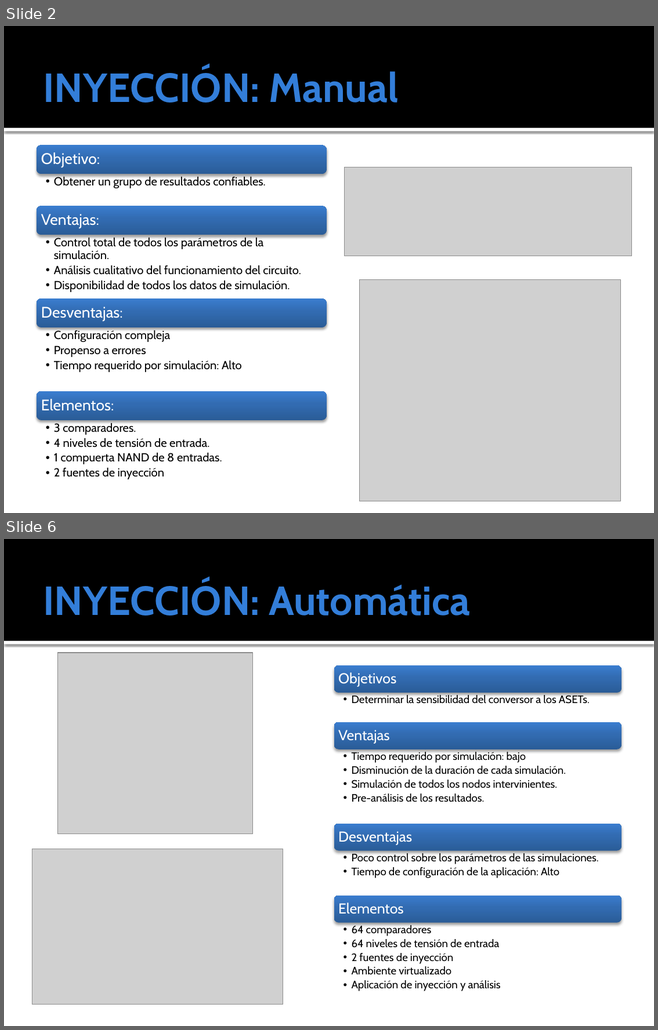
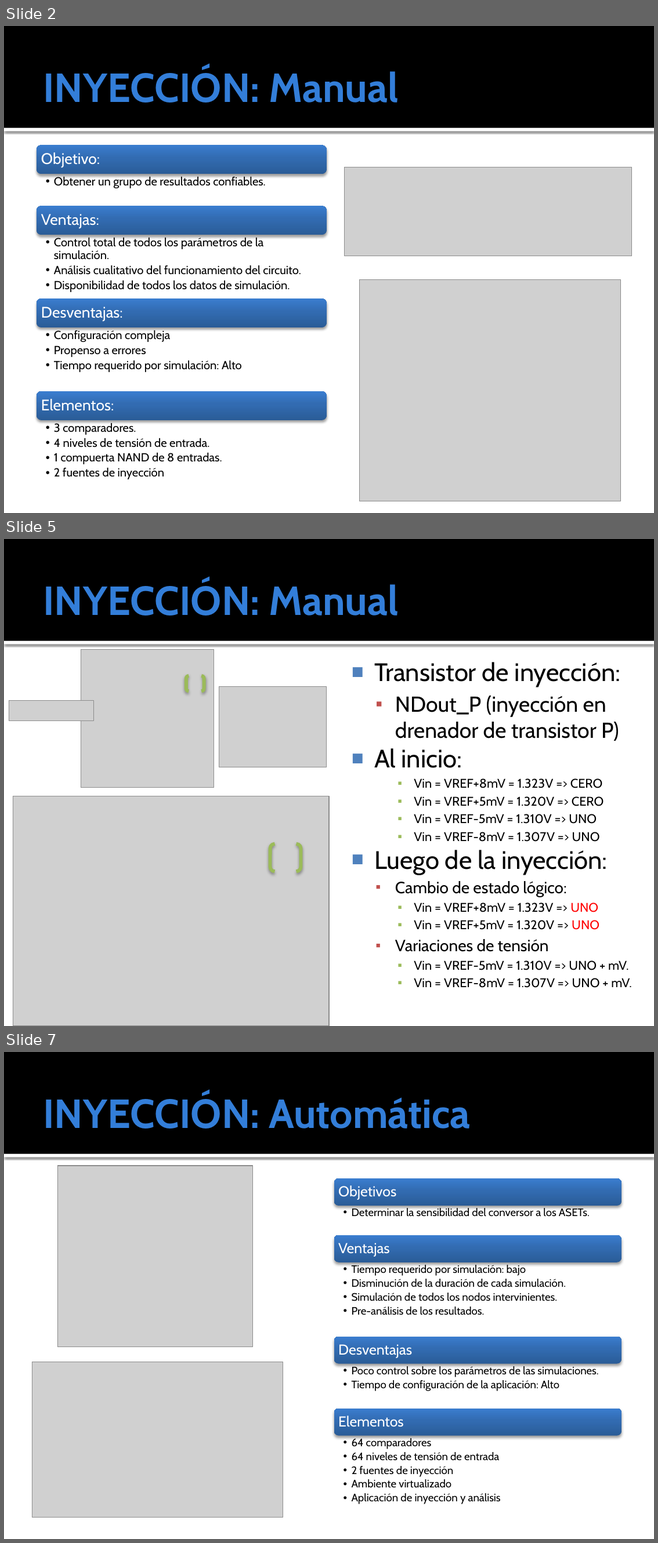
Before and after one commit to ginotkj/fiocs, a slide deck: Documentation/Documentacion/PRESENTACION_FACU.pptx. Shown one above the other, each under a label of ours: slides 2 and 6 before the commit, slides 2, 5 and 7 after it; the slides between them are not shown. The pictures are 658x1030 and 658x1543 pixels, drawn with LibreOffice and Linux fonts; fonts in the diff are those of the drawing; grey boxes stand for pictures. Boxes give left, top, right and bottom in pixels: in the first picture for what was removed or moved away, otherwise in the second. Text is boxed around its words. In the diff, an @@ line names an element or a change of style, - is before the commit and + after.

```diff
--- a/Documentation/Documentacion/PRESENTACION_FACU.pptx
+++ b/Documentation/Documentacion/PRESENTACION_FACU.pptx
@@ slide 5 added at [4, 539, 654, 1026], background #FFFFFF; not listed: 2 template elements that a slide beside it also shows @@
@@ title added at [43, 581, 398, 616], 45 pt, text #337ED9, bold @@
+INYECCIÓN: Manual
@@ text added at [374, 662, 631, 988], 14 pt, text #000000 @@
+■ Transistor de inyección:
+  ▪ NDout_P (inyección en drenador de transistor P)
+■ Al inicio:
+    ▪ Vin = VREF+8mV = 1.323V => CERO
+    ▪ Vin = VREF+5mV = 1.320V => CERO
+    ▪ Vin = VREF-5mV = 1.310V => UNO
+    ▪ Vin = VREF-8mV = 1.307V => UNO
+■ Luego de la inyección:
+  ▪ Cambio de estado lógico:
+    ▪ Vin = VREF+8mV = 1.323V => UNO
+    ▪ Vin = VREF+5mV = 1.320V => UNO
+  ▪ Variaciones de tensión
+    ▪ Vin = VREF-5mV = 1.310V => UNO + mV.
+    ▪ Vin = VREF-8mV = 1.307V => UNO + mV.
@@ group added at [9, 649, 329, 1026]: 4 pictures, 2 bracket pairs @@
@@ what was slide 6 is now slide 7 @@
```
Also in this commit, not shown: 2 slides changed, 1 other slide added, 1 slide removed.
